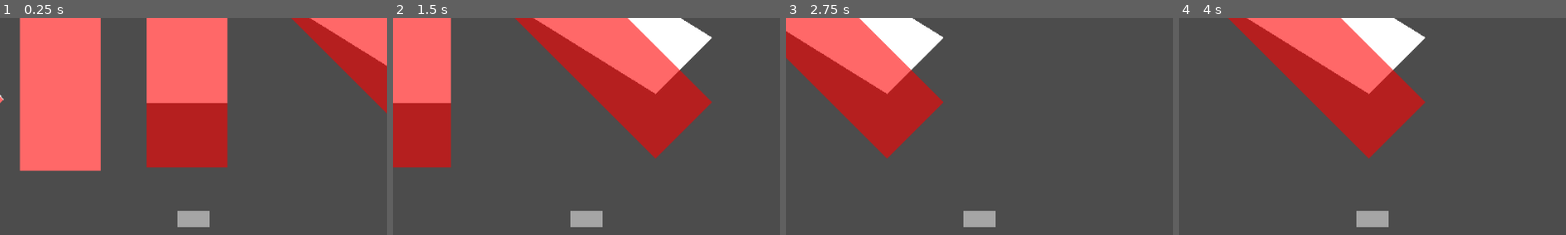
Above: before the commit, frames 1-4 (left to right).
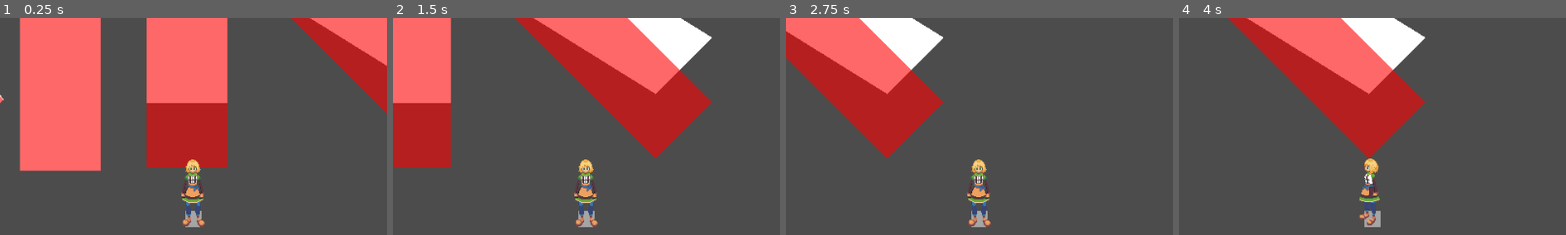
Above: after the commit, the same moments.

Repository: MTareqAzim/scratchpad
Game: Godot game, scene res://Scenes/World/World.tscn
Two runs of this game, one before a commit and one after it. Both use one fixed random seed, a clock stepped at 60 frames per second and the inputs below.
Inputs (mouse positions are % of the whole screen's width and height, from its top left):
- Up to frame 1 (0.25 s): no input
- Up to frame 2 (1.5 s): tap Enter at 0.5 s; move the mouse to (72, 45) at 0.52 s; hold Right (ui_right) 0.53-1.25 s; click (72, 45) at 0.67 s; drag from (30, 55) to (12, 11) at 1.27 s
- Up to frame 3 (2.75 s): tap Space at 2 s; move the mouse to (60, 28) at 2.02 s; hold Right (ui_right) from 2.03 s (still down)
- Up to frame 4 (4 s): release Right (ui_right) at 2.75 s; drag from (45, 70) to (31, 10) at 2.77 s; tap Enter at 3.5 s; move the mouse to (80, 65) at 3.52 s; hold Left (ui_left) from 3.53 s (still down)
The pictures show only the part of the screen within x 25-75%, y 4-54%; the shares and areas given below are measured in that part.

The runs differ from the first frame. In frame 1, 1.2% of the frame differs, in the area x 45-55%, y 65-97%; in frame 2, 1.2%; in frame 3, 1.2%; in frame 4, 1.1%.

Commit message:
Added sprite to player.

Diff:
--- a/Scenes/Player/Player.tscn
+++ b/Scenes/Player/Player.tscn
@@ -1,138 +1,142 @@
-[gd_scene load_steps=23 format=2]
+[gd_scene load_steps=25 format=2]
 
 [ext_resource path="res://Utils/Physics Bodies/KinematicBody2P5D.tscn" type="PackedScene" id=1]
-[ext_resource path="res://Utils/Entity/Health/health.gd" type="Script" id=2]
-[ext_resource path="res://Utils/Entity/Look Direction/look_direction.gd" type="Script" id=3]
-[ext_resource path="res://Utils/Input Handler/player_input_handler.gd" type="Script" id=4]
-[ext_resource path="res://Utils/Input Handler/Action Map/action_map.gd" type="Script" id=5]
-[ext_resource path="res://Utils/Action Buffer/action_buffer.gd" type="Script" id=6]
-[ext_resource path="res://Utils/State Machine/state_machine.gd" type="Script" id=7]
-[ext_resource path="res://Scenes/Player/Component States/idle.tscn" type="PackedScene" id=8]
-[ext_resource path="res://Scenes/Player/Component States/move.tscn" type="PackedScene" id=9]
-[ext_resource path="res://Scenes/Player/Component States/crouch.tscn" type="PackedScene" id=10]
-[ext_resource path="res://Scenes/Player/Component States/stand_up.tscn" type="PackedScene" id=11]
-[ext_resource path="res://Scenes/Player/Component States/fall.tscn" type="PackedScene" id=12]
-[ext_resource path="res://Scenes/Player/Component States/jump.tscn" type="PackedScene" id=13]
-[ext_resource path="res://Scenes/Player/Component States/dash.tscn" type="PackedScene" id=14]
-[ext_resource path="res://Scenes/Player/Component States/crouch_dash.tscn" type="PackedScene" id=15]
-[ext_resource path="res://Scenes/Player/Component States/air_dash.tscn" type="PackedScene" id=16]
-[ext_resource path="res://Scenes/Player/look_direction_arrow.gd" type="Script" id=17]
-[ext_resource path="res://Scenes/Scratch/StatesStackDiplayer.tscn" type="PackedScene" id=18]
-[ext_resource path="res://Scenes/Scratch/BufferStackDiplayer.tscn" type="PackedScene" id=19]
-[ext_resource path="res://Scenes/Input UI/InputUIBase.tscn" type="PackedScene" id=20]
+[ext_resource path="res://Sprites/Fita_v2/fita_sprite.tres" type="SpriteFrames" id=2]
+[ext_resource path="res://Scenes/Player/player_sprite.gd" type="Script" id=3]
+[ext_resource path="res://Utils/Entity/Health/health.gd" type="Script" id=4]
+[ext_resource path="res://Utils/Entity/Look Direction/look_direction.gd" type="Script" id=5]
+[ext_resource path="res://Utils/Input Handler/player_input_handler.gd" type="Script" id=6]
+[ext_resource path="res://Utils/Input Handler/Action Map/action_map.gd" type="Script" id=7]
+[ext_resource path="res://Utils/Action Buffer/action_buffer.gd" type="Script" id=8]
+[ext_resource path="res://Utils/State Machine/state_machine.gd" type="Script" id=9]
+[ext_resource path="res://Scenes/Player/Component States/idle.tscn" type="PackedScene" id=10]
+[ext_resource path="res://Scenes/Player/Component States/move.tscn" type="PackedScene" id=11]
+[ext_resource path="res://Scenes/Player/Component States/crouch.tscn" type="PackedScene" id=12]
+[ext_resource path="res://Scenes/Player/Component States/stand_up.tscn" type="PackedScene" id=13]
+[ext_resource path="res://Scenes/Player/Component States/fall.tscn" type="PackedScene" id=14]
+[ext_resource path="res://Scenes/Player/Component States/jump.tscn" type="PackedScene" id=15]
+[ext_resource path="res://Scenes/Player/Component States/dash.tscn" type="PackedScene" id=16]
+[ext_resource path="res://Scenes/Player/Component States/crouch_dash.tscn" type="PackedScene" id=17]
+[ext_resource path="res://Scenes/Player/Component States/air_dash.tscn" type="PackedScene" id=18]
+[ext_resource path="res://Scenes/Player/look_direction_arrow.gd" type="Script" id=19]
+[ext_resource path="res://Scenes/Scratch/StatesStackDiplayer.tscn" type="PackedScene" id=20]
+[ext_resource path="res://Scenes/Scratch/BufferStackDiplayer.tscn" type="PackedScene" id=21]
+[ext_resource path="res://Scenes/Input UI/InputUIBase.tscn" type="PackedScene" id=22]
 
 [sub_resource type="RectangleShape2D" id=1]
-extents = Vector2( 25, 65 )
+extents = Vector2( 15, 46 )
 
 [sub_resource type="CircleShape2D" id=2]
-radius = 28.0
-
-[node name="Player2" instance=ExtResource( 1 )]
+radius = 18.0
+
+[node name="Player2" index="0" instance=ExtResource( 1 )]
 MAX_SPEED = 2000
-_height = 100
+_height = 62
 
 [node name="VolumeShape" parent="." index="0"]
-position = Vector2( 0, -50 )
+position = Vector2( 0, -31 )
 shape = SubResource( 1 )
 
 [node name="BaseSkin" parent="." index="1"]
 shape = SubResource( 2 )
 
-[node name="BaseShape" parent="." index="2"]
-polygon = PoolVector2Array( -20, -10, 20, -10, 20, 10, -20, 10 )
-polygons = [ PoolVector2Array( -20, -10, 20, -10, 20, 10, -20, 10 ) ]
-
-[node name="Health" type="Node" parent="." index="3"]
-script = ExtResource( 2 )
+[node name="AnimatedSprite" type="AnimatedSprite" parent="." index="3"]
+position = Vector2( 0, -35 )
+frames = ExtResource( 2 )
+animation = "idle_s"
+script = ExtResource( 3 )
+
+[node name="Health" type="Node" parent="." index="4"]
+script = ExtResource( 4 )
 max_health = 100
 
-[node name="Look Direction" type="Node" parent="." index="4"]
-script = ExtResource( 3 )
-
-[node name="Player Input" type="Node" parent="." index="5"]
-editor/display_folded = true
-script = ExtResource( 4 )
+[node name="Look Direction" type="Node" parent="." index="5"]
+script = ExtResource( 5 )
+
+[node name="Player Input" type="Node" parent="." index="6"]
+editor/display_folded = true
+script = ExtResource( 6 )
 state_machine = NodePath("../State Machine")
 action_buffer = NodePath("../ActionBuffer")
 
 [node name="Jump" type="Node" parent="Player Input" index="0"]
-script = ExtResource( 5 )
+script = ExtResource( 7 )
 action = "ui_a"
 mapped_action = "jump"
 
 [node name="Crouch" type="Node" parent="Player Input" index="1"]
-script = ExtResource( 5 )
+script = ExtResource( 7 )
 action = "ui_b"
 mapped_action = "crouch"
 
 [node name="Lunge" type="Node" parent="Player Input" index="2"]
-script = ExtResource( 5 )
+script = ExtResource( 7 )
 action = "ui_x"
 mapped_action = "lunge"
 
 [node name="Retreat" type="Node" parent="Player Input" index="3"]
-script = ExtResource( 5 )
+script = ExtResource( 7 )
 action = "ui_y"
 mapped_action = "retreat"
 
-[node name="ActionBuffer" type="Node" parent="." index="6"]
-script = ExtResource( 6 )
-
-[node name="State Machine" type="Node" parent="." index="7"]
-editor/display_folded = true
-script = ExtResource( 7 )
+[node name="ActionBuffer" type="Node" parent="." index="7"]
+script = ExtResource( 8 )
+
+[node name="State Machine" type="Node" parent="." index="8"]
+editor/display_folded = true
+script = ExtResource( 9 )
 _active = true
 
-[node name="Idle" parent="State Machine" index="0" instance=ExtResource( 8 )]
-dependencies = {
-"body": NodePath("../.."),
-"buffer": NodePath("../../ActionBuffer"),
-"input": NodePath("../../Player Input"),
-"look": NodePath("../../Look Direction")
-}
-
-[node name="Move" parent="State Machine" index="1" instance=ExtResource( 9 )]
-dependencies = {
-"body": NodePath("../.."),
-"buffer": NodePath("../../ActionBuffer"),
-"input": NodePath("../../Player Input"),
-"look": NodePath("../../Look Direction")
-}
-
-[node name="Crouch" parent="State Machine" index="2" instance=ExtResource( 10 )]
-editor/display_folded = true
-dependencies = {
-"body": NodePath("../.."),
-"buffer": NodePath("../../ActionBuffer"),
-"input": NodePath("../../Player Input"),
-"look": NodePath("../../Look Direction")
-}
-
-[node name="Stand Up" parent="State Machine" index="3" instance=ExtResource( 11 )]
-dependencies = {
-"body": NodePath("../.."),
-"buffer": NodePath("../../ActionBuffer"),
-"input": NodePath("../../Player Input"),
-"look": NodePath("../../Look Direction")
-}
-
-[node name="Fall" parent="State Machine" index="4" instance=ExtResource( 12 )]
-dependencies = {
-"body": NodePath("../.."),
-"buffer": NodePath("../../ActionBuffer"),
-"input": NodePath("../../Player Input"),
-"look": NodePath("../../Look Direction")
-}
-
-[node name="Jump" parent="State Machine" index="5" instance=ExtResource( 13 )]
-dependencies = {
-"body": NodePath("../.."),
-"buffer": NodePath("../../ActionBuffer"),
-"input": NodePath("../../Player Input"),
-"look": NodePath("../../Look Direction")
-}
-
-[node name="High Jump" parent="State Machine" index="6" instance=ExtResource( 13 )]
+[node name="Idle" parent="State Machine" index="0" instance=ExtResource( 10 )]
+dependencies = {
+"body": NodePath("../.."),
+"buffer": NodePath("../../ActionBuffer"),
+"input": NodePath("../../Player Input"),
+"look": NodePath("../../Look Direction")
+}
+
+[node name="Move" parent="State Machine" index="1" instance=ExtResource( 11 )]
+dependencies = {
+"body": NodePath("../.."),
+"buffer": NodePath("../../ActionBuffer"),
+"input": NodePath("../../Player Input"),
+"look": NodePath("../../Look Direction")
+}
+
+[node name="Crouch" parent="State Machine" index="2" instance=ExtResource( 12 )]
+editor/display_folded = true
+dependencies = {
+"body": NodePath("../.."),
+"buffer": NodePath("../../ActionBuffer"),
+"input": NodePath("../../Player Input"),
+"look": NodePath("../../Look Direction")
+}
+
+[node name="Stand Up" parent="State Machine" index="3" instance=ExtResource( 13 )]
+dependencies = {
+"body": NodePath("../.."),
+"buffer": NodePath("../../ActionBuffer"),
+"input": NodePath("../../Player Input"),
+"look": NodePath("../../Look Direction")
+}
+
+[node name="Fall" parent="State Machine" index="4" instance=ExtResource( 14 )]
+dependencies = {
+"body": NodePath("../.."),
+"buffer": NodePath("../../ActionBuffer"),
+"input": NodePath("../../Player Input"),
+"look": NodePath("../../Look Direction")
+}
+
+[node name="Jump" parent="State Machine" index="5" instance=ExtResource( 15 )]
+dependencies = {
+"body": NodePath("../.."),
+"buffer": NodePath("../../ActionBuffer"),
+"input": NodePath("../../Player Input"),
+"look": NodePath("../../Look Direction")
+}
+
+[node name="High Jump" parent="State Machine" index="6" instance=ExtResource( 15 )]
 editor/display_folded = true
 state_name = "high jump"
 overwrite = true
@@ -230,21 +234,21 @@
 [node name="Dash Handled" parent="State Machine/Back Air Dash/Action Buffer" index="1"]
 args = [ "retreat_pressed" ]
 
-[node name="Look Arrow" type="Position2D" parent="." index="8"]
-editor/display_folded = true
-script = ExtResource( 17 )
+[node name="Look Arrow" type="Position2D" parent="." index="9"]
+editor/display_folded = true
+script = ExtResource( 19 )
 
 [node name="RayCast2D" type="RayCast2D" parent="Look Arrow" index="0"]
 scale = Vector2( 5, 5 )
 cast_to = Vector2( 10, 0 )
 
-[node name="CanvasLayer" type="CanvasLayer" parent="." index="9"]
-
-[node name="StatesStackDiplayer" parent="CanvasLayer" index="0" instance=ExtResource( 18 )]
-
-[node name="BufferStackDiplayer" parent="CanvasLayer" index="1" instance=ExtResource( 19 )]
-
-[node name="InputUIBase" parent="CanvasLayer" index="2" instance=ExtResource( 20 )]
+[node name="CanvasLayer" type="CanvasLayer" parent="." index="10"]
+
+[node name="StatesStackDiplayer" parent="CanvasLayer" index="0" instance=ExtResource( 20 )]
+
+[node name="BufferStackDiplayer" parent="CanvasLayer" index="1" instance=ExtResource( 21 )]
+
+[node name="InputUIBase" parent="CanvasLayer" index="2" instance=ExtResource( 22 )]
 anchor_left = 1.0
 anchor_top = 1.0
 anchor_right = 1.0
@@ -254,12 +258,13 @@
 margin_right = -170.0
 margin_bottom = -34.0
 
-[node name="Camera2D" type="Camera2D" parent="." index="10"]
+[node name="Camera2D" type="Camera2D" parent="." index="11"]
 current = true
 [connection signal="direction_changed" from="Look Direction" to="Look Arrow" method="_on_Look_Direction_direction_changed"]
+[connection signal="direction_changed" from="Look Direction" to="AnimatedSprite" method="_on_Look_Direction_direction_changed"]
 [connection signal="buffer_changed" from="ActionBuffer" to="CanvasLayer/BufferStackDiplayer" method="_on_ActionBuffer_buffer_changed"]
+[connection signal="state_changed" from="State Machine" to="CanvasLayer/InputUIBase" method="_on_State_Machine_state_changed"]
 [connection signal="state_changed" from="State Machine" to="CanvasLayer/StatesStackDiplayer" method="_on_StateMachine_state_changed"]
-[connection signal="state_changed" from="State Machine" to="CanvasLayer/InputUIBase" method="_on_State_Machine_state_changed"]
 
 [editable path="State Machine/High Jump"]
 
--- /dev/null
+++ b/Scenes/Player/player_sprite.gd
@@ -0,0 +1,40 @@
+extends AnimatedSprite
+
+const NORTH := Vector2(0, -1)
+const NORTH_EAST := Vector2(1, -1)
+const NORTH_WEST := Vector2(-1, -1)
+const EAST := Vector2(1, 0)
+const WEST := Vector2(-1, 0)
+const SOUTH := Vector2(0, 1)
+const SOUTH_EAST := Vector2(1, 1)
+const SOUTH_WEST := Vector2(-1, 1)
+
+var _state : String = "idle"
+var _direction : String = "s"
+
+
+func _play_proper_animation() -> void:
+	var next_animation : String = _state + "_" + _direction
+	play(next_animation)
+
+
+func _on_Look_Direction_direction_changed(new_direction: Vector2) -> void:
+	match new_direction:
+		NORTH:
+			_direction = "n"
+		NORTH_EAST:
+			_direction = "ne"
+		NORTH_WEST:
+			_direction = "nw"
+		EAST:
+			_direction = "e"
+		WEST:
+			_direction = "w"
+		SOUTH:
+			_direction = "s"
+		SOUTH_EAST:
+			_direction = "se"
+		SOUTH_WEST:
+			_direction = "sw"
+
+	_play_proper_animation()
--- a/Scenes/World/World.tscn
+++ b/Scenes/World/World.tscn
@@ -82,8 +82,8 @@
 polygon = PoolVector2Array( 50, 150, -50, 150, -50, -150, 50, -150 )
 
 [node name="Rise" parent="StaticSlope2P5D3" index="4"]
-position = Vector2( 1.83691e-014, -150 )
-cast_to = Vector2( -3.67382e-014, 220 )
+position = Vector2( 1.83691e-14, -150 )
+cast_to = Vector2( -3.67382e-14, 220 )
 
 [node name="StaticSlope2P5D4" parent="." instance=ExtResource( 1 )]
 editor/display_folded = true
--- /dev/null
+++ b/Sprites/Fita_v2/fita_sprite.tres
@@ -0,0 +1,53 @@
+[gd_resource type="SpriteFrames" load_steps=9 format=2]
+
+[ext_resource path="res://Sprites/Fita_v2/Idle/idle_s.png" type="Texture" id=1]
+[ext_resource path="res://Sprites/Fita_v2/Idle/idle_w.png" type="Texture" id=2]
+[ext_resource path="res://Sprites/Fita_v2/Idle/idle_e.png" type="Texture" id=3]
+[ext_resource path="res://Sprites/Fita_v2/Idle/idle_nw.png" type="Texture" id=4]
+[ext_resource path="res://Sprites/Fita_v2/Idle/idle_sw.png" type="Texture" id=5]
+[ext_resource path="res://Sprites/Fita_v2/Idle/idle_ne.png" type="Texture" id=6]
+[ext_resource path="res://Sprites/Fita_v2/Idle/idle_n.png" type="Texture" id=7]
+[ext_resource path="res://Sprites/Fita_v2/Idle/idle_se.png" type="Texture" id=8]
+
+[resource]
+animations = [ {
+"frames": [ ExtResource( 1 ) ],
+"loop": true,
+"name": "idle_s",
+"speed": 5.0
+}, {
+"frames": [ ExtResource( 2 ) ],
+"loop": true,
+"name": "idle_w",
+"speed": 5.0
+}, {
+"frames": [ ExtResource( 3 ) ],
+"loop": true,
+"name": "idle_e",
+"speed": 5.0
+}, {
+"frames": [ ExtResource( 4 ) ],
+"loop": true,
+"name": "idle_nw",
+"speed": 5.0
+}, {
+"frames": [ ExtResource( 5 ) ],
+"loop": true,
+"name": "idle_sw",
+"speed": 5.0
+}, {
+"frames": [ ExtResource( 6 ) ],
+"loop": true,
+"name": "idle_ne",
+"speed": 5.0
+}, {
+"frames": [ ExtResource( 7 ) ],
+"loop": true,
+"name": "idle_n",
+"speed": 5.0
+}, {
+"frames": [ ExtResource( 8 ) ],
+"loop": true,
+"name": "idle_se",
+"speed": 5.0
+} ]
--- a/project.godot
+++ b/project.godot
@@ -251,6 +251,29 @@
 
 enabled=PoolStringArray( "gut" )
 
+[importer_defaults]
+
+texture={
+"compress/bptc_ldr": 0,
+"compress/hdr_mode": 0,
+"compress/lossy_quality": 0.7,
+"compress/mode": 0,
+"compress/normal_map": 0,
+"detect_3d": false,
+"flags/anisotropic": false,
+"flags/filter": false,
+"flags/mipmaps": false,
+"flags/repeat": 0,
+"flags/srgb": 2,
+"process/HDR_as_SRGB": false,
+"process/fix_alpha_border": true,
+"process/invert_color": false,
+"process/premult_alpha": false,
+"size_limit": 0,
+"stream": false,
+"svg/scale": 1.0
+}
+
 [input]
 
 ui_accept={
Not shown: 6 places in Scenes/Player/Player.tscn that only renumber resources
Not shown, added: Sprites/Fita_v2/Idle/Fita_idle_s.png.import
Not shown, added: Sprites/Fita_v2/Idle/Fita_idle_sw.png.import
Not shown, added: Sprites/Fita_v2/Idle/Fita_v4.png.import
Not shown, added: Sprites/Fita_v2/Idle/Fita_v5.png.import
Not shown, added: Sprites/Fita_v2/Idle/Fita_v6.png.import
Not shown, added: Sprites/Fita_v2/Idle/Fita_v7.png.import
Not shown, added: Sprites/Fita_v2/Idle/Fita_v8.png.import
Not shown, added: Sprites/Fita_v2/Idle/Fita_v9.png.import
Binary file added: Sprites/Fita_v2/Idle/idle_e.png
Not shown, added: Sprites/Fita_v2/Idle/idle_e.png.import
Binary file added: Sprites/Fita_v2/Idle/idle_n.png
(and 13 more such lines)
